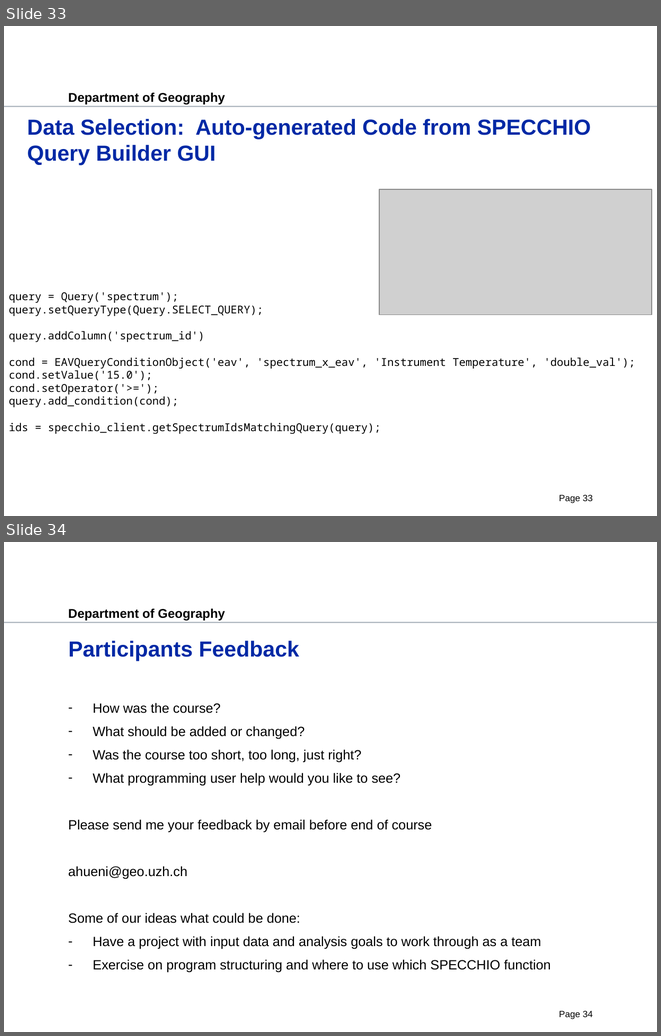
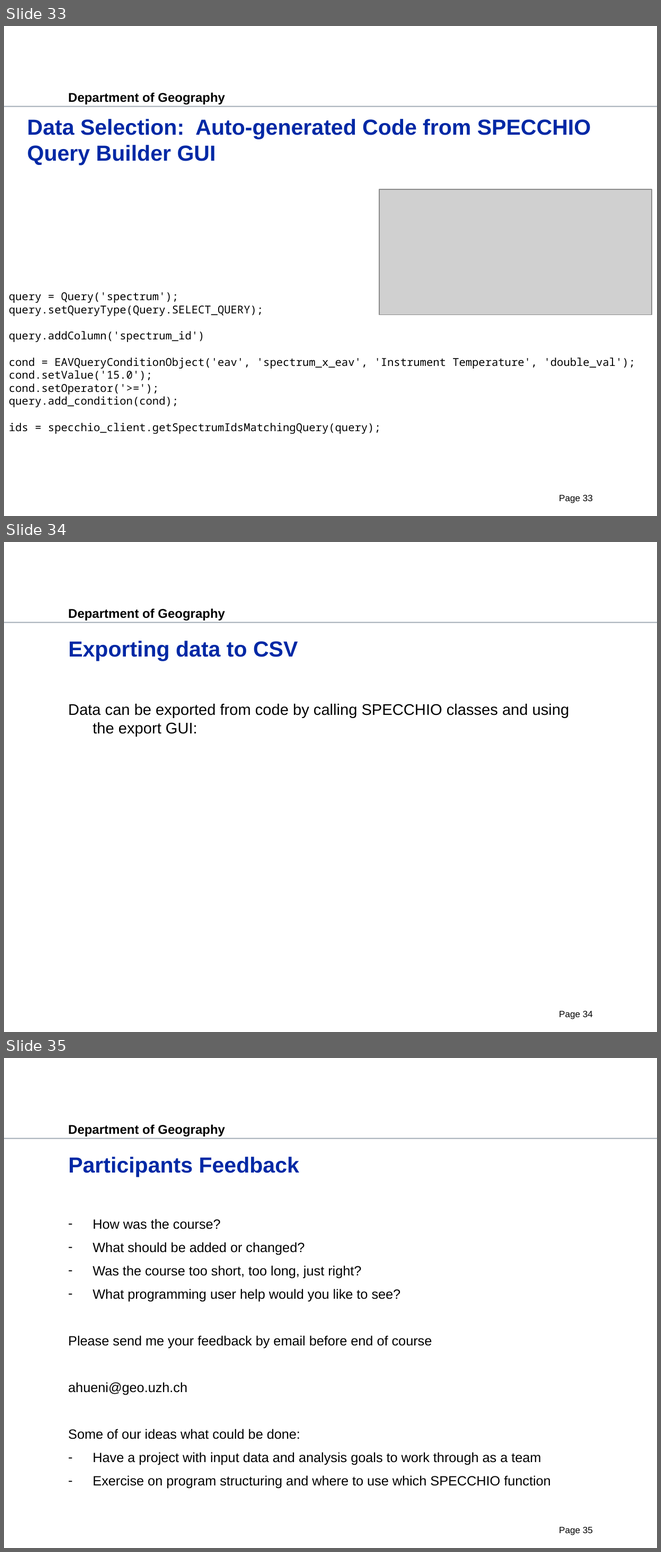
Before and after one commit to SPECCHIODB/Guides, a slide deck: Programming Course/Matlab_accessing_SPECCHIO.ppt. Shown one above the other, each under a label of ours: slides 33 and 34 before the commit, slides 33, 34 and 35 after it. The pictures are 661x1036 and 661x1552 pixels, drawn with LibreOffice and Linux fonts; fonts in the diff are those of the drawing; grey boxes stand for pictures; background and template pictures are left out. Boxes give left, top, right and bottom in pixels: in the first picture for what was removed or moved away, otherwise in the second. Text is boxed around its words. In the diff, an @@ line names an element or a change of style, - is before the commit and + after.

```diff
--- a/Programming Course/Matlab_accessing_SPECCHIO.ppt
+++ b/Programming Course/Matlab_accessing_SPECCHIO.ppt
@@ slide 34 added at [4,542,657,1032], background #FFFFFF; not listed: 2 template elements that a slide beside it also shows @@
@@ title added at [68,641,298,661], 24 pt, text #0028A5, bold @@
+Exporting data to CSV
@@ text added at [68,704,570,736], 17 pt, text #000000 @@
+Data can be exported from code by calling SPECCHIO classes and using the export GUI:
@@ page number added at [559,1011,593,1019], 10 pt, text #000000 @@
+Page 34
@@ what was slide 34 is now slide 35 @@
@@ page number at [559,1527,593,1535]: text changed @@
-Page 34
+Page 35
```
Also in this commit, not shown: 2 slides changed, 1 other file.
